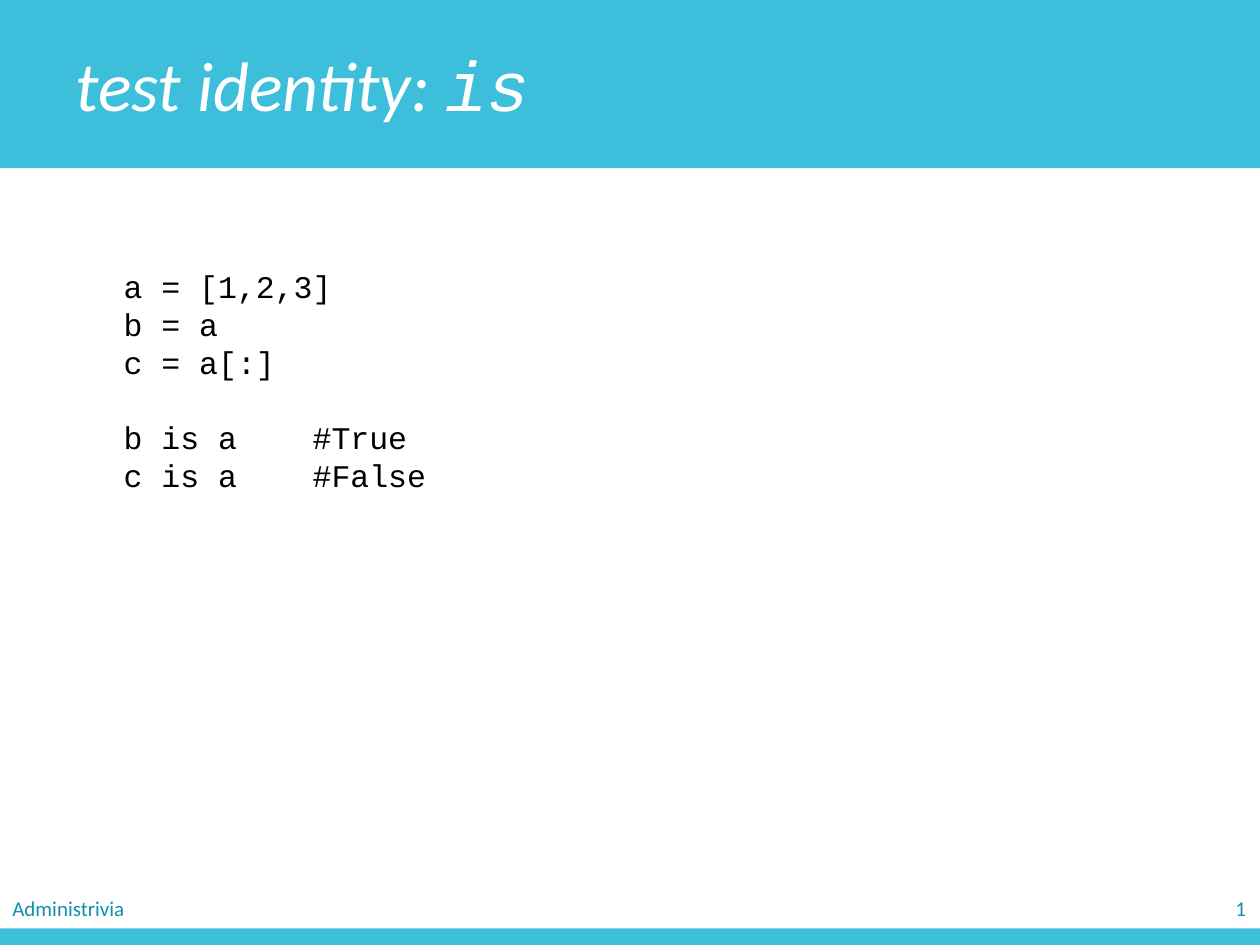
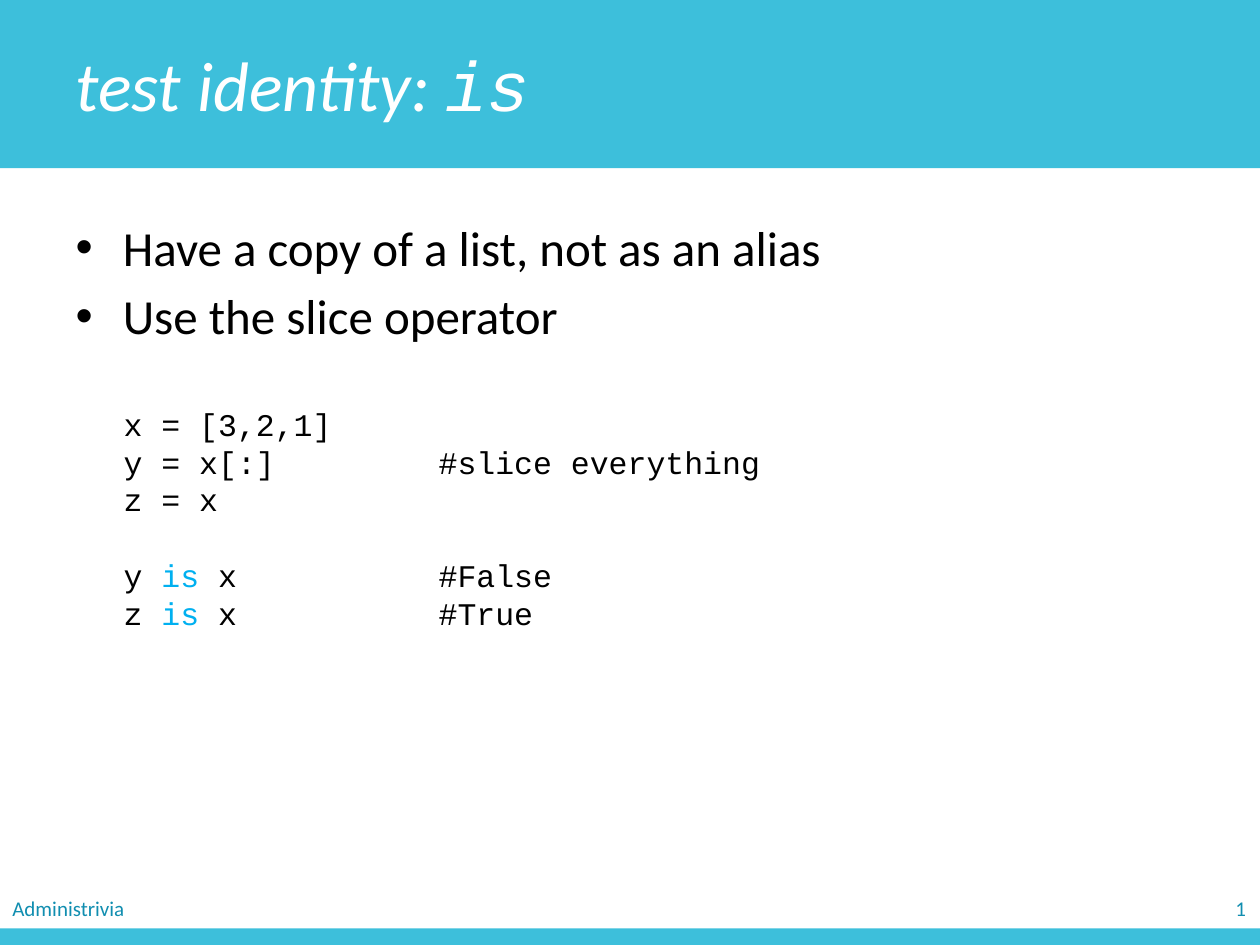
Before and after one commit to zichengliao/zuics101-fa17, a slide deck: slide 30 of lectures/lec11/lec11.pptx (slide 29 before the commit). Drawn at 1260x945 pixels with LibreOffice and Linux fonts; fonts in the diff are those of the drawing. Boxes give left, top, right and bottom in pixels: in the first picture for what was removed or moved away, otherwise in the second. Text is boxed around its words. In the diff, an @@ line names an element or a change of style, - is before the commit and + after.

```diff
--- a/lectures/lec11/lec11.pptx
+++ b/lectures/lec11/lec11.pptx
@@ text added at (123,232,821,342), 28 pt, text #000000 @@
+• Have a copy of a list, not as an alias
+• Use the slice operator
@@ text removed at (124,275,426,488) @@
-a = [1,2,3]
-b = a
-c = a[:]
-b is a #True
-c is a #False
@@ text added at (124,413,760,626), 18 pt, text #000000 @@
+x = [3,2,1]
+y = x[:] #slice everything
+z = x
+y is x #False
+z is x #True
```
Also in this commit, not shown: 14 other slides changed, 3 slides added, 4 slides removed, 5 other files.
